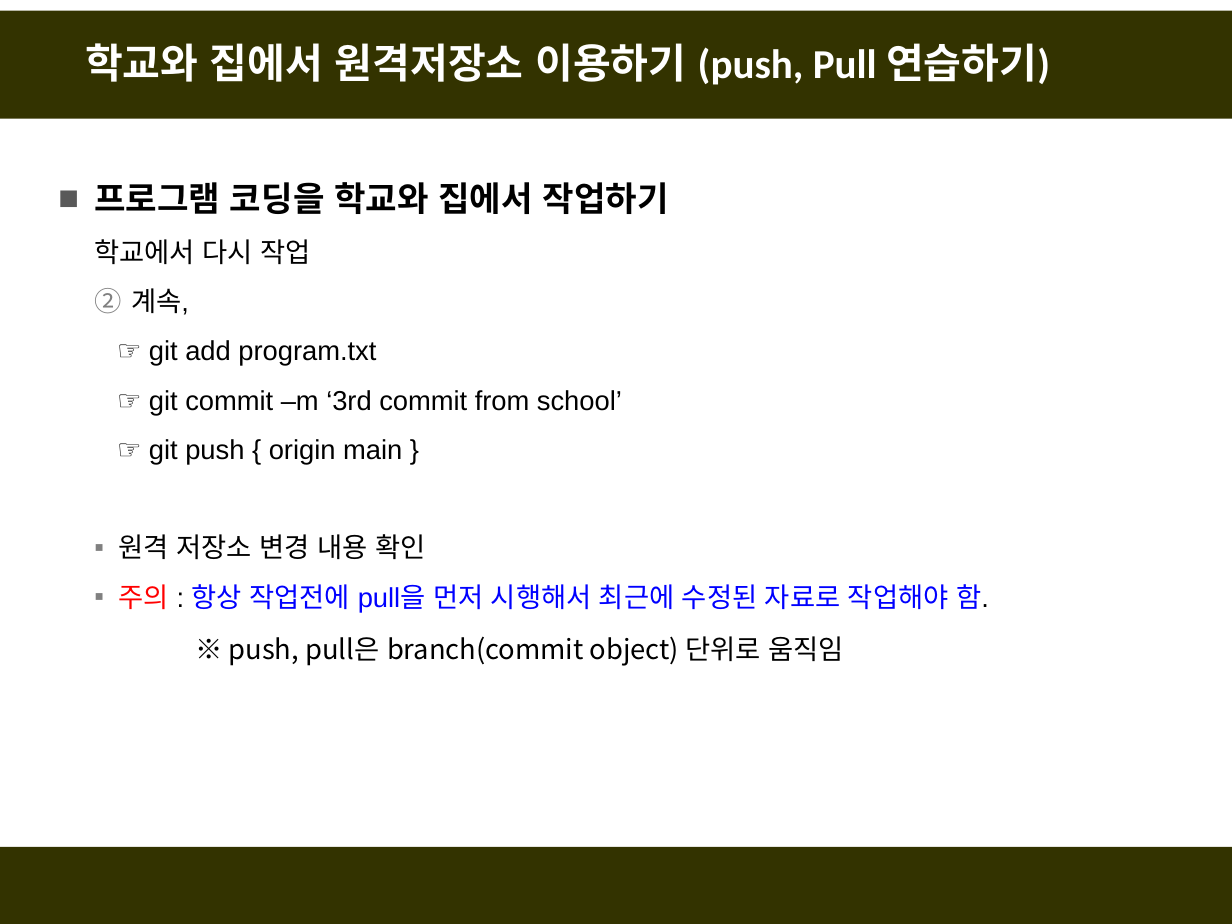
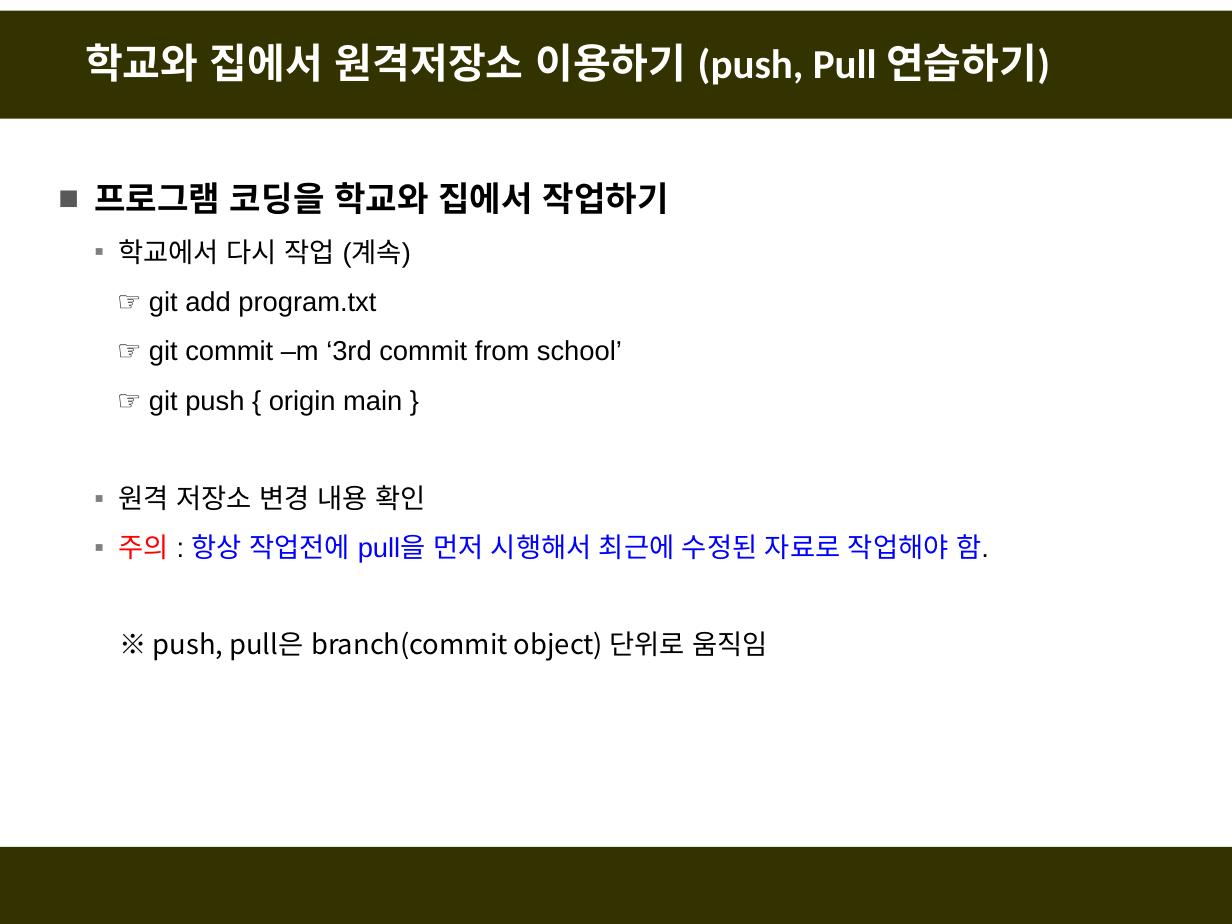
Before and after one commit to fasthill/github-lecture, a slide deck: slide 40 of git및github첫걸음2-원격저장소만들기.pptx. Drawn at 1232x924 pixels with LibreOffice and Linux fonts; fonts in the diff are those of the drawing. Boxes give left, top, right and bottom in pixels: in the first picture for what was removed or moved away, otherwise in the second. Text is boxed around its words. In the diff, an @@ line names an element or a change of style, - is before the commit and + after.

```diff
--- a/git및github첫걸음2-원격저장소만들기.pptx
+++ b/git및github첫걸음2-원격저장소만들기.pptx
@@ text at box(119, 239, 411, 268): text changed @@
-  학교에서 다시 작업
-  2. 계속,
+  ▪ 학교에서 다시 작업 (계속)
@@ text "※ push, pull은 branch(commit object) ...": place and size @@
-text "※ push, pull은 branch(commit object) ..." at box(229, 636, 843, 666)
+text "※ push, pull은 branch(commit object) ..." at box(153, 631, 767, 661)
```
Also in this commit, not shown: 7 other slides changed, 1 slide removed.
